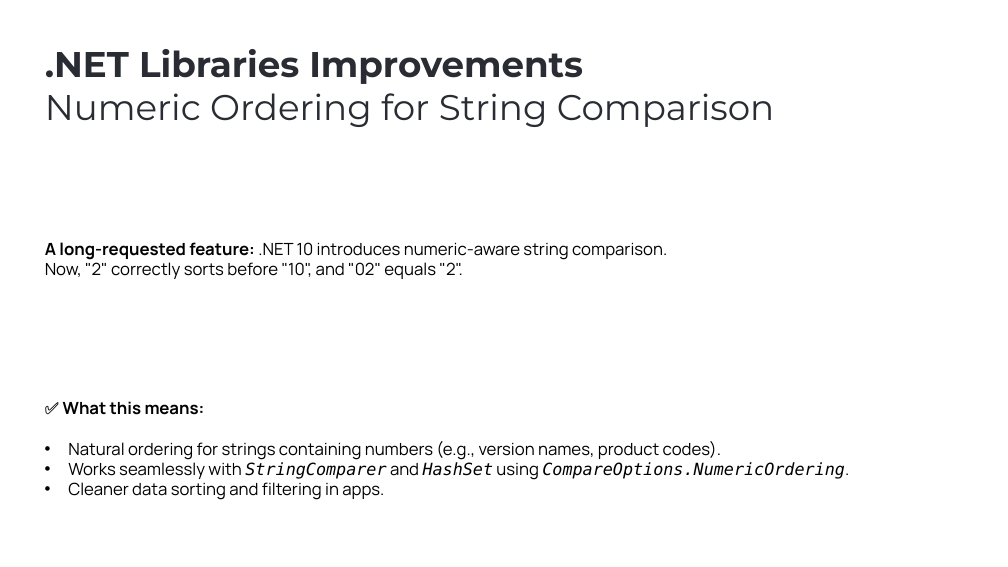
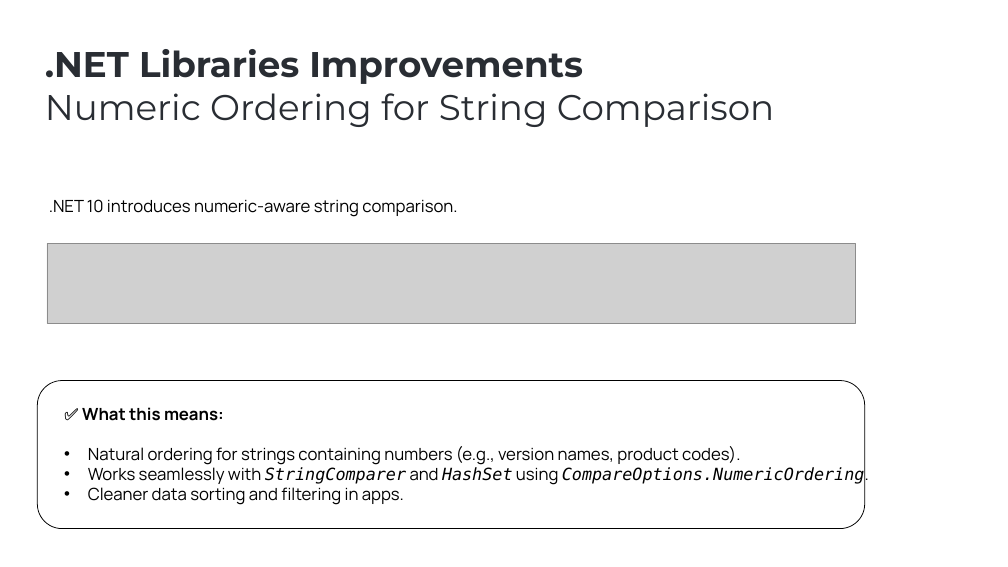
Before and after one commit to ebicoglu/presentations, a slide deck: slide 4 of abp-community-talks-2025.09.pptx. Drawn at 1008x567 pixels with LibreOffice and Linux fonts; fonts in the diff are those of the drawing; grey boxes stand for pictures; background and template pictures are left out. Boxes give left, top, right and bottom in pixels: in the first picture for what was removed or moved away, otherwise in the second. Text is boxed around its words. In the diff, an @@ line names an element or a change of style, - is before the commit and + after.

```diff
--- a/abp-community-talks-2025.09.pptx
+++ b/abp-community-talks-2025.09.pptx
@@ text at (x1=49, y1=199, x2=457, y2=217): text changed @@
-A long-requested feature: .NET 10 introduces numeric-aware string comparison.
-Now, "2" correctly sorts before "10", and "02" equals "2".
+.NET 10 introduces numeric-aware string comparison.
@@ picture added at (x1=47, y1=243, x2=855, y2=324) @@
@@ rounded rectangle added at (x1=37, y1=380, x2=864, y2=529), outline #000000 0.75 pt @@
@@ text "✅ What this means:" moved from (x1=63, y1=401, x2=849, y2=500) to (x1=82, y1=407, x2=869, y2=505) @@
```
Also in this commit, not shown: 16 other slides changed, 2 slides added, 1 slide removed.
